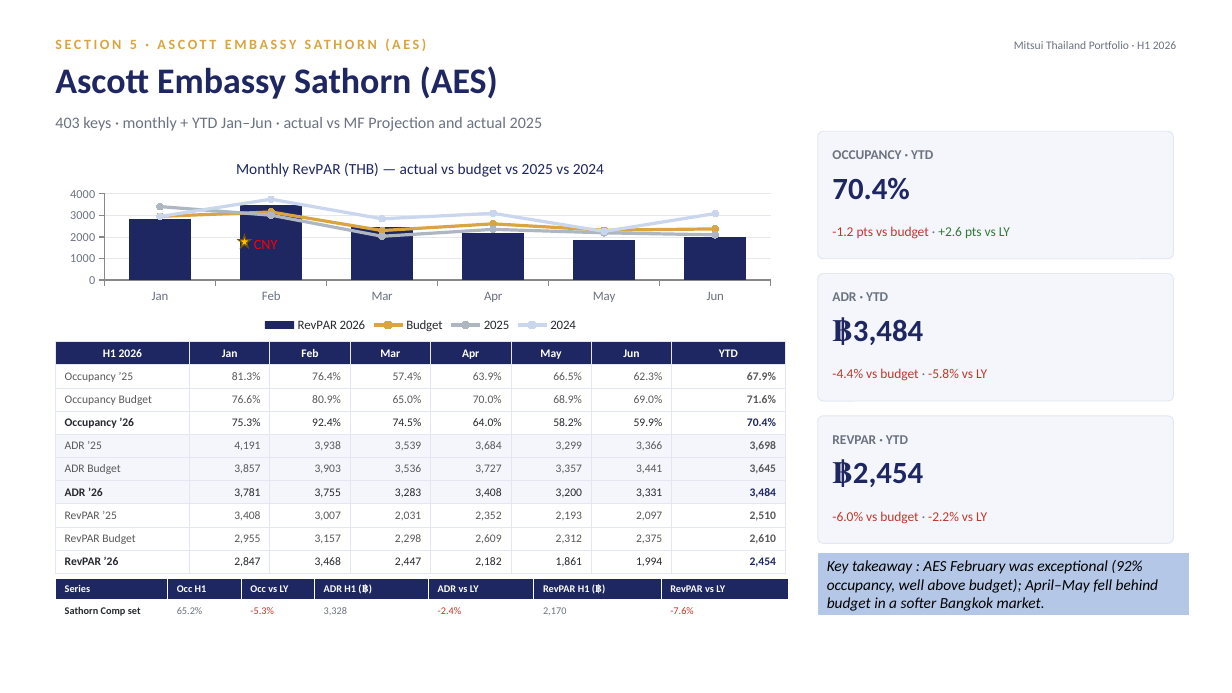
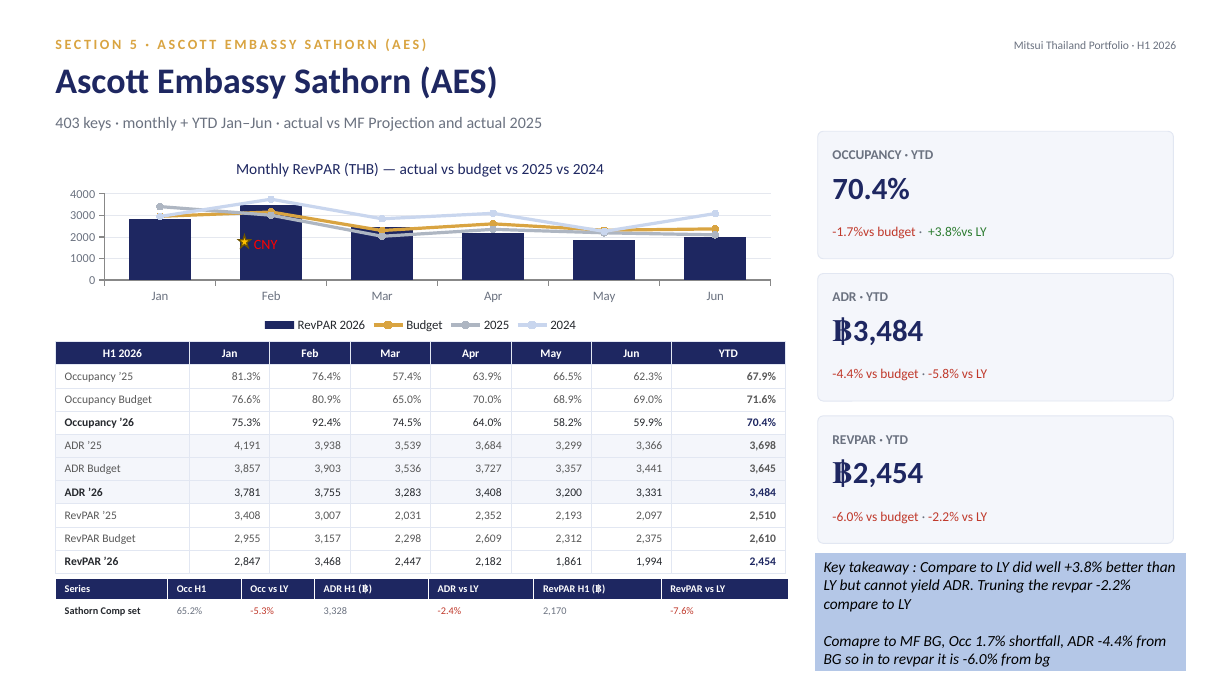
Before and after one commit to Chavin2543/mae-workspace, a slide deck: slide 21 of output/Portfolio_Performance_Report_H1-2026.pptx. Drawn at 1232x693 pixels with LibreOffice and Linux fonts; fonts in the diff are those of the drawing. Boxes give left, top, right and bottom in pixels: in the first picture for what was removed or moved away, otherwise in the second. Text is boxed around its words. In the diff, an @@ line names an element or a change of style, - is before the commit and + after.

```diff
--- a/output/Portfolio_Performance_Report_H1-2026.pptx
+++ b/output/Portfolio_Performance_Report_H1-2026.pptx
@@ text at (x1=832, y1=226, x2=987, y2=239): text changed @@
--1.2 pts vs budget · +2.6 pts vs LY
+-1.7%vs budget · +3.8%vs LY
@@ rectangle "Key takeaway : Compare to ..." resized from (x1=818, y1=553, x2=1190, y2=616) to (x1=814, y1=553, x2=1187, y2=672) @@
@@ text in rectangle at (x1=824, y1=561, x2=1176, y2=667): text changed @@
-Key takeaway : AES February was exceptional (92% occupancy, well above budget); April–May fell behind budget in a softer Bangkok market.
+Key takeaway : Compare to LY did well +3.8% better than LY but cannot yield ADR. Truning the revpar -2.2% compare to LY
+Comapre to MF BG, Occ 1.7% shortfall, ADR -4.4% from BG so in to revpar it is -6.0% from bg
```
Also in this commit, not shown: 14 other slides changed.
